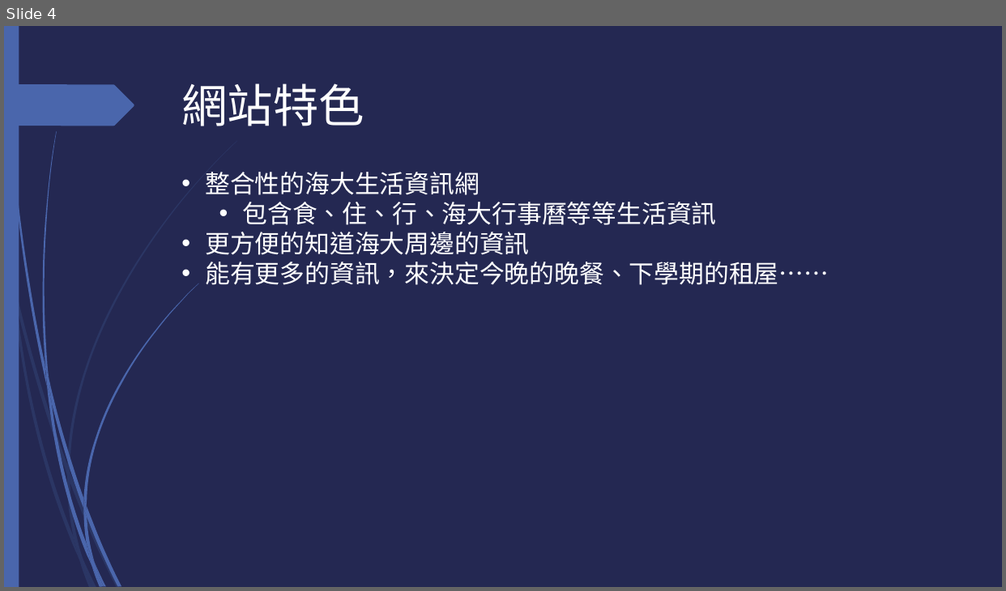
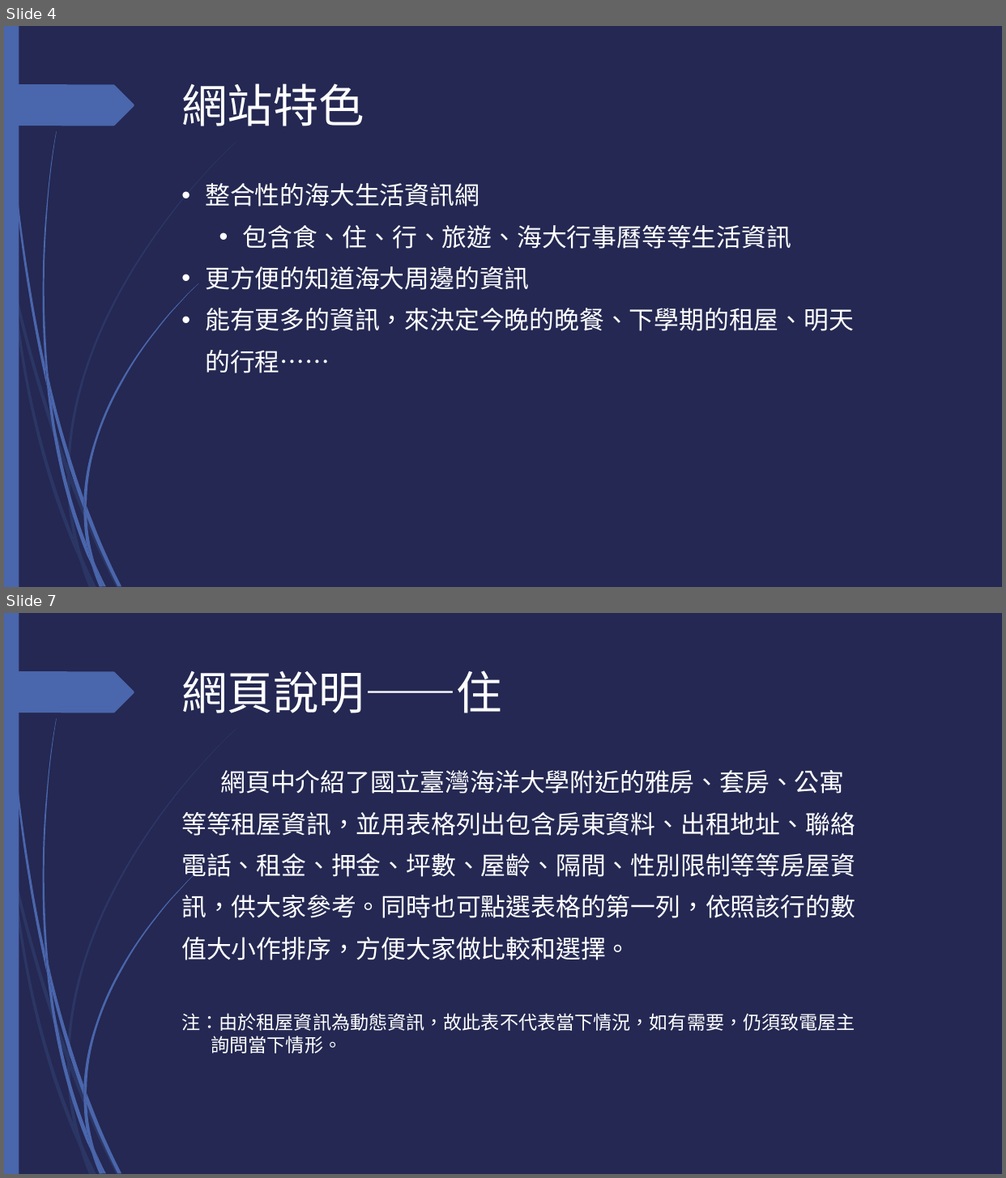
Before and after one commit to aaron850426/aaron850426.github.io, a slide deck: document.pptx. Shown one above the other, each under a label of ours: slide 4 before the commit, slides 4 and 7 after it; the slides between them are not shown. The pictures are 1006x591 and 1006x1178 pixels, drawn with LibreOffice and Linux fonts; fonts in the diff are those of the drawing. Boxes give left, top, right and bottom in pixels: in the first picture for what was removed or moved away, otherwise in the second. Text is boxed around its words. In the diff, an @@ line names an element or a change of style, - is before the commit and + after.

```diff
--- a/document.pptx
+++ b/document.pptx
@@ slide 7 added at [4,613,1002,1174], background #242852; not listed: 24 template elements that a slide beside it also shows @@
@@ title added at [182,671,503,713], 44 pt, text #FFFFFF @@
+網頁說明――住
@@ text added at [181,770,855,960], 24 pt, text #FFFFFF @@
+網頁中介紹了國立臺灣海洋大學附近的雅房、套房、公寓等等租屋資訊，並用表格列出包含房東資料、出租地址、聯絡電話、租金、押金、坪數、屋齡、隔間、性別限制等等房屋資訊，供大家參考。同時也可點選表格的第一列，依照該行的數值大小作排序，方便大家做比較和選擇。
@@ text added at [181,1013,855,1054], 18 pt, text #FFFFFF @@
+注：由於租屋資訊為動態資訊，故此表不代表當下情況，如有需要，仍須致電屋主
+詢問當下情形。
@@ slide 4 changed as well @@
@@ text at [205,183,529,290]: line spacing 1 to 40pt @@
@@ text at [242,225,791,249]: text changed @@
-  • 包含食、住、行、海大行事曆等等生活資訊
+  • 包含食、住、行、旅遊、海大行事曆等等生活資訊
@@ text at [205,308,854,373]: text changed @@
-• 能有更多的資訊，來決定今晚的晚餐、下學期的租屋……
+• 能有更多的資訊，來決定今晚的晚餐、下學期的租屋、明天的行程……
```
Also in this commit, not shown: 5 other slides changed, 6 other slides added, 16 other files.
